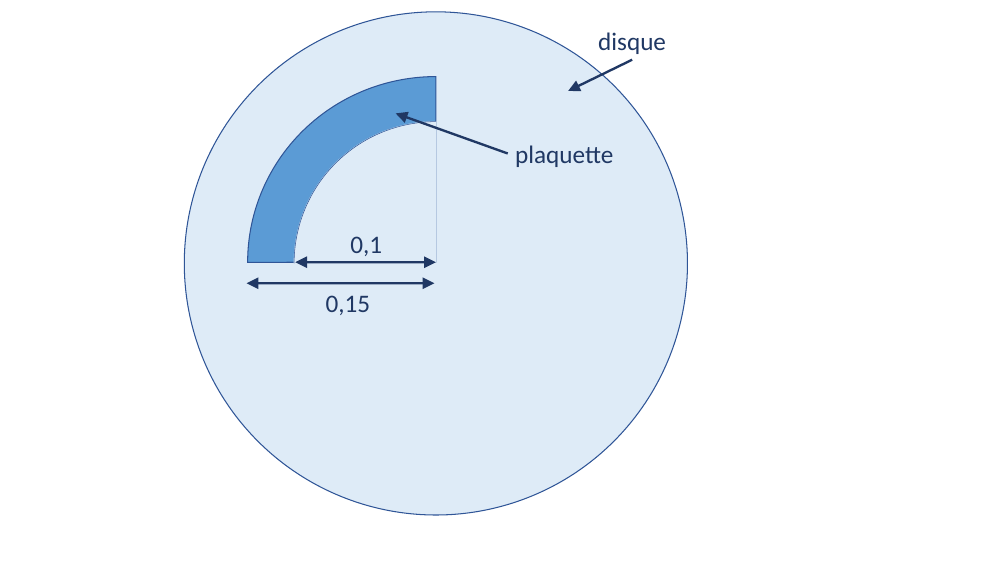
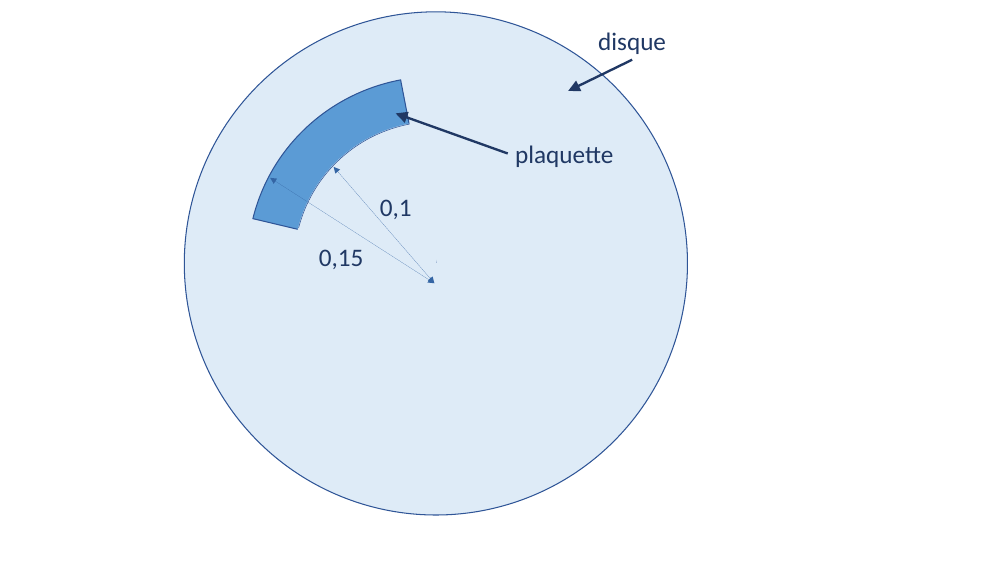
Before and after one commit to Costadoat/Sciences-Ingenieur, a slide deck: slide 1 of S05 Principe Fondamental de la Statique/TD04 Calcul d'intégrales/img/Frein.pptx. Drawn at 1008x567 pixels with LibreOffice and Linux fonts; fonts in the diff are those of the drawing. Boxes give left, top, right and bottom in pixels: in the first picture for what was removed or moved away, otherwise in the second. Text is boxed around its words. In the diff, an @@ line names an element or a change of style, - is before the commit and + after.

```diff
--- a/S05 Principe Fondamental de la Statique/TD04 Calcul d'intégrales/img/Frein.pptx
+++ b/S05 Principe Fondamental de la Statique/TD04 Calcul d'intégrales/img/Frein.pptx
@@ proportions changed in 3 elements at <box>248,76,625,448</box>, <box>294,122,578,405</box>, <box>294,122,578,405</box> @@
@@ double arrow added from (270, 178) to (435, 284), #3465A4 0 pt @@
@@ double arrow added from (333, 167) to (435, 284), #3465A4 0 pt @@
@@ text "0,1": place and size @@
-text "0,1" at <box>350,236,382,256</box>
+text "0,1" at <box>380,199,412,219</box>
@@ text "0,15": place and size @@
-text "0,15" at <box>326,295,371,315</box>
+text "0,15" at <box>319,249,364,269</box>
@@ double arrow removed from (436, 262) to (296, 262) @@
@@ double arrow removed from (435, 284) to (247, 284) @@
```
Also in this commit, not shown: 1 other file.
